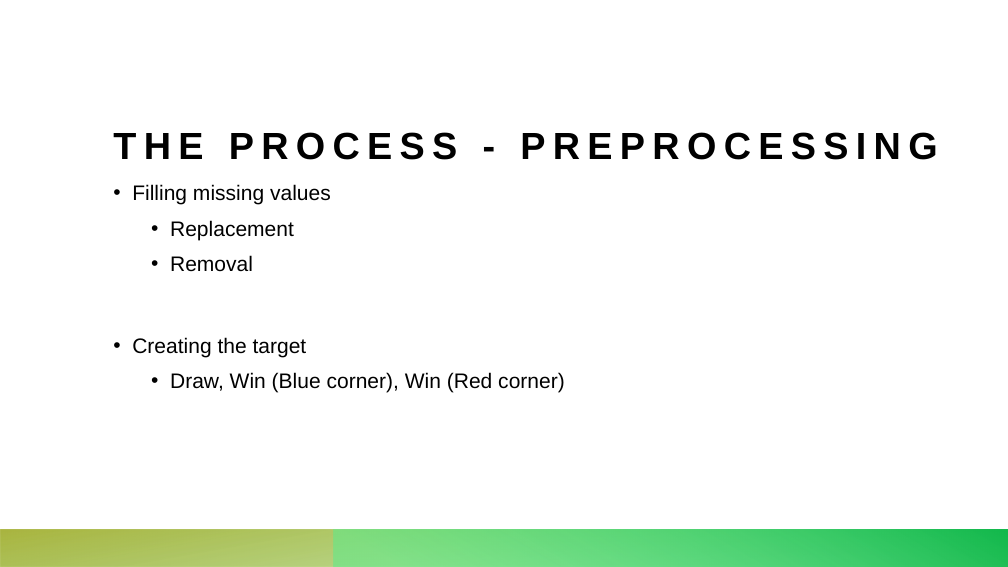
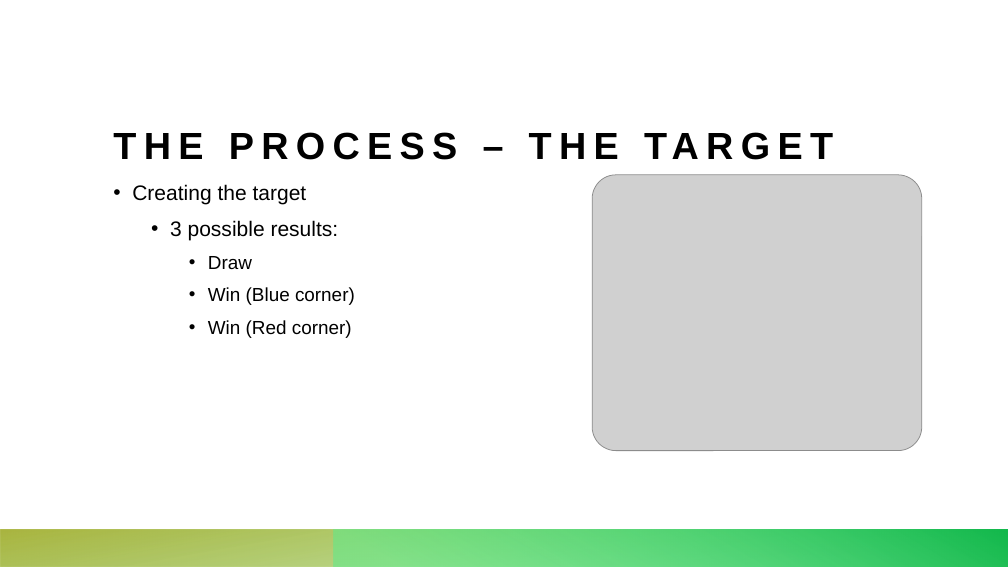
Before and after one commit to dfuller22/UFC_Fight_Predictor, a slide deck: slide 4 of Mod3.2_Proj_Exec.pptx. Drawn at 1008x567 pixels with LibreOffice and Linux fonts; fonts in the diff are those of the drawing; grey boxes stand for pictures. Boxes give left, top, right and bottom in pixels: in the first picture for what was removed or moved away, otherwise in the second. Text is boxed around its words. In the diff, an @@ line names an element or a change of style, - is before the commit and + after.

```diff
--- a/Mod3.2_Proj_Exec.pptx
+++ b/Mod3.2_Proj_Exec.pptx
@@ picture added at [592, 175, 922, 451] @@
@@ text at [132, 184, 331, 272]: paragraphs removed @@
-• Filling missing values
-  • Replacement
-  • Removal
@@ title at [218, 184, 307, 205]: text changed @@
-THE PROCESS - PREPROCESSING
+THE PROCESS – THE TARGET
@@ text at [170, 220, 355, 338]: text changed; size 20 to 18 pt @@
-  • Draw, Win (Blue corner), Win (Red corner)
+  • 3 possible results:
+    • Draw
+    • Win (Blue corner)
+    • Win (Red corner)
```
Also in this commit, not shown: 5 other slides changed, 1 slide added, 2 other files.
